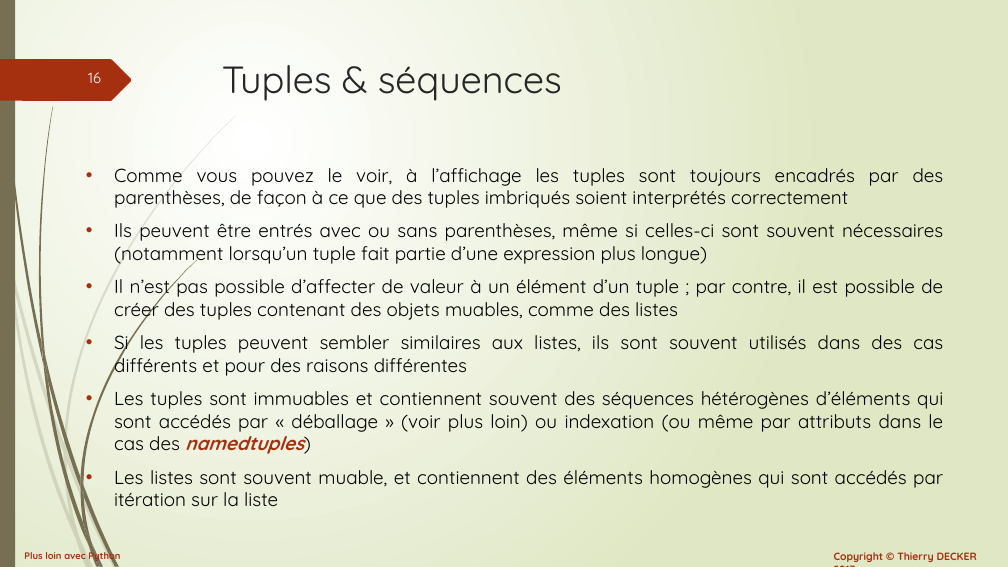
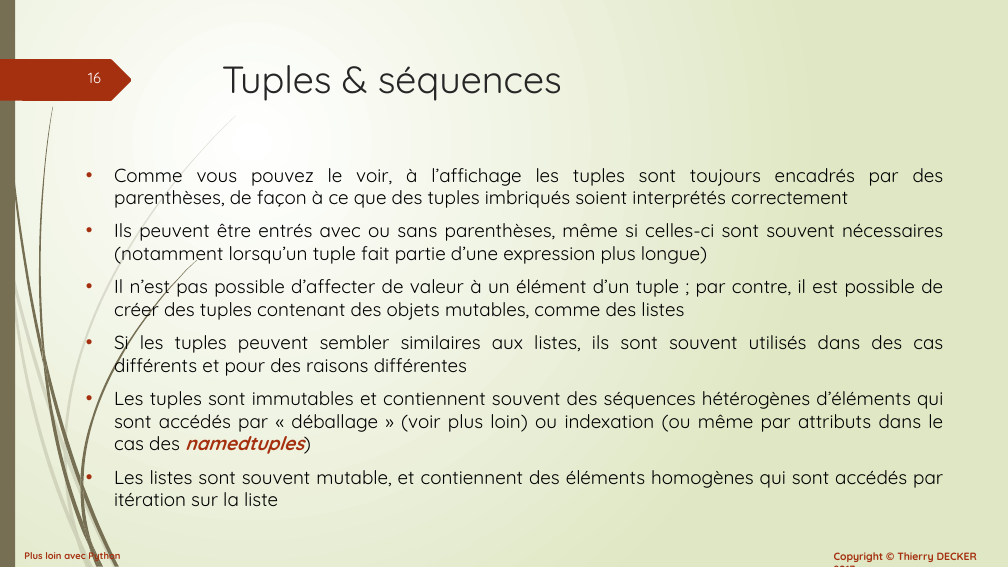
Before and after one commit to VikmanTheRacoon/learning-python, a slide deck: slide 16 of documentations/python-102.pptx. Drawn at 1008x567 pixels with LibreOffice and Linux fonts; fonts in the diff are those of the drawing. Boxes give left, top, right and bottom in pixels: in the first picture for what was removed or moved away, otherwise in the second. Text is boxed around its words. In the diff, an @@ line names an element or a change of style, - is before the commit and + after.

```diff
--- a/documentations/python-102.pptx
+++ b/documentations/python-102.pptx
@@ text at bbox=[114, 273, 943, 322]: text changed @@
-• Il n’est pas possible d’affecter de valeur à un élément d’un tuple ; par contre, il est possible de créer des tuples contenant des objets muables, comme des listes
+• Il n’est pas possible d’affecter de valeur à un élément d’un tuple ; par contre, il est possible de créer des tuples contenant des objets mutables, comme des listes
@@ text at bbox=[114, 391, 943, 506]: text changed @@
-• Les tuples sont immuables et contiennent souvent des séquences hétérogènes d’éléments qui sont accédés par « déballage » (voir plus loin) ou indexation (ou même par attributs dans le cas des namedtuples)
-• Les listes sont souvent muable, et contiennent des éléments homogènes qui sont accédés par itération sur la liste
+• Les tuples sont immutables et contiennent souvent des séquences hétérogènes d’éléments qui sont accédés par « déballage » (voir plus loin) ou indexation (ou même par attributs dans le cas des namedtuples)
+• Les listes sont souvent mutable, et contiennent des éléments homogènes qui sont accédés par itération sur la liste
```
Also in this commit, not shown: 2 other slides changed, 2 slides added, 1 other file.
